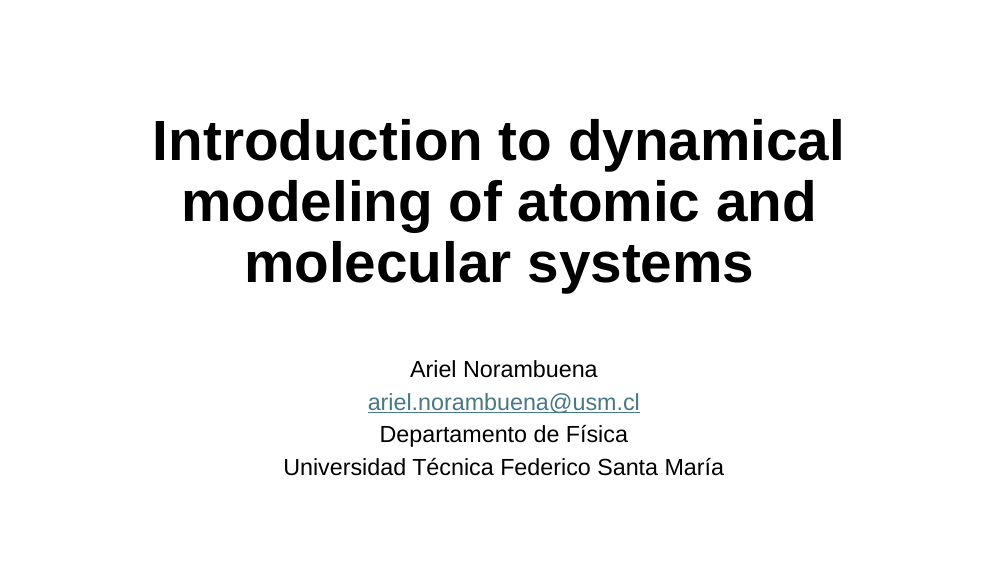
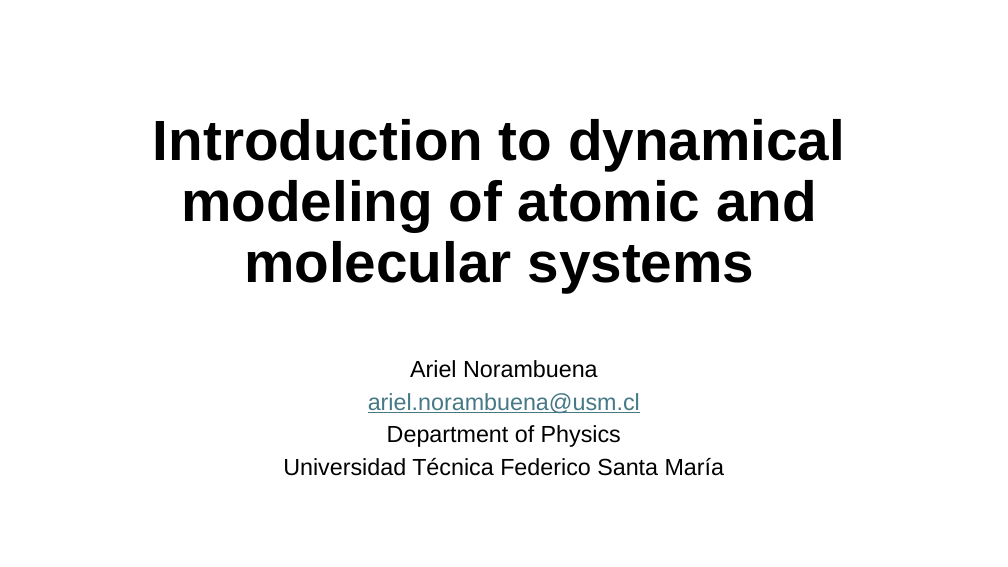
Before and after one commit to Ariel-Norambuena/QuAntu, a slide deck: slide 1 of education/lectures/Introduction to dynamical modeling of atomic and molecular.pptx. Drawn at 1008x567 pixels with LibreOffice and Linux fonts; fonts in the diff are those of the drawing. Boxes give left, top, right and bottom in pixels: in the first picture for what was removed or moved away, otherwise in the second. Text is boxed around its words. In the diff, an @@ line names an element or a change of style, - is before the commit and + after.

```diff
--- a/education/lectures/Introduction to dynamical modeling of atomic and molecular.pptx
+++ b/education/lectures/Introduction to dynamical modeling of atomic and molecular.pptx
@@ subtitle at bbox=[387, 425, 621, 447]: text changed @@
-Departamento de Física
+Department of Physics
```
Also in this commit, not shown: 1 other slide changed, 55 other files.
